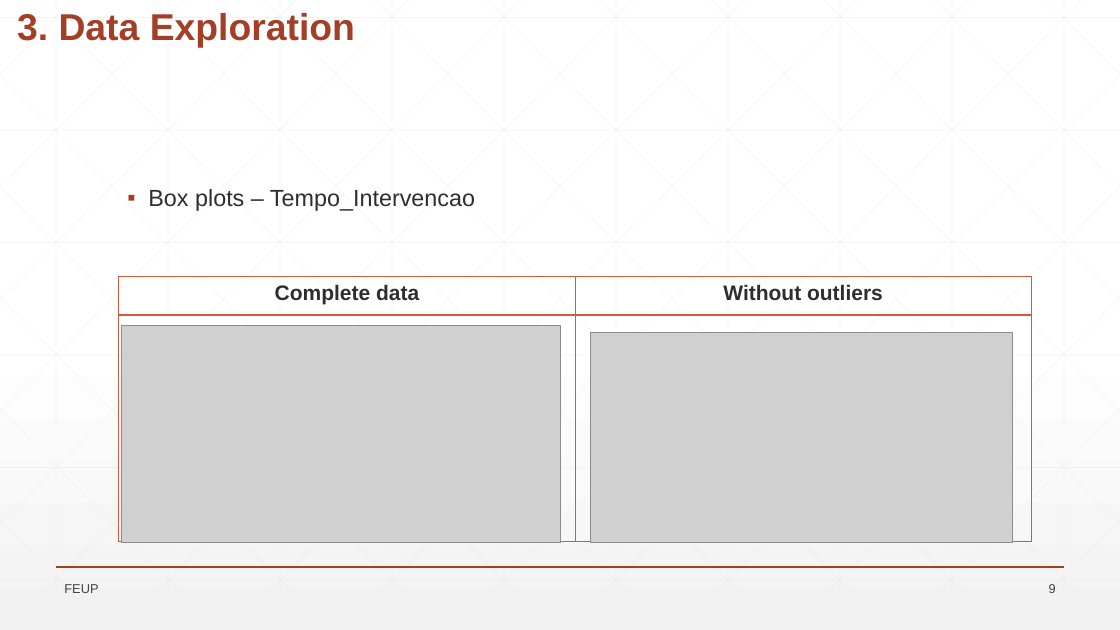
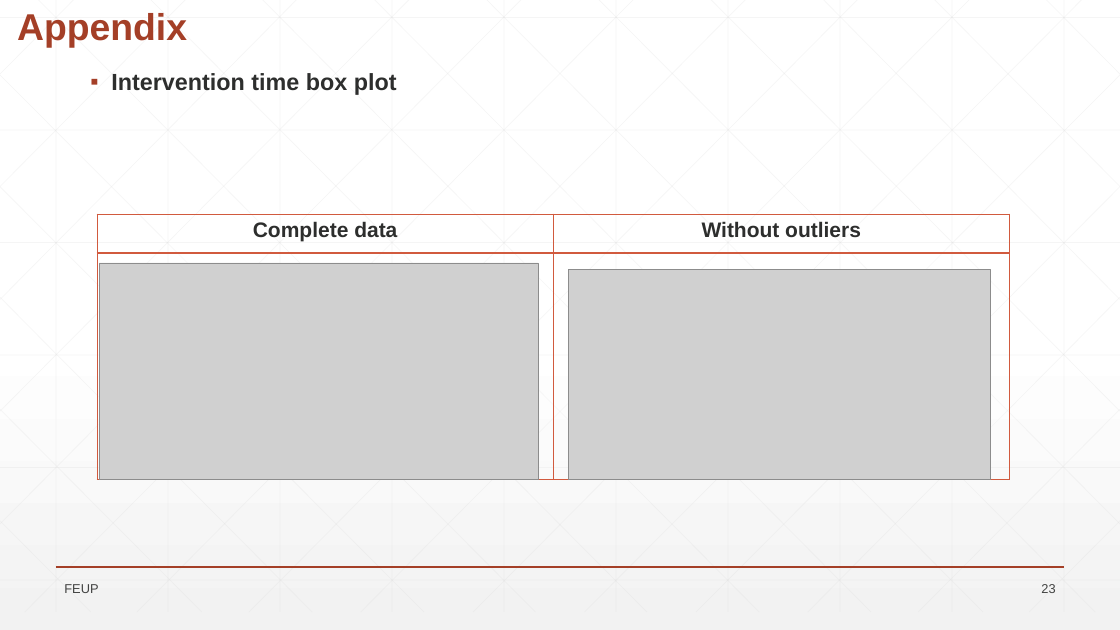
Before and after one commit to VascoBartolo/FCED_project, a slide deck: slide 23 of Trabalho_FSDE_stats_CT_VB/Wild_Fires_presentation.pptx (slide 9 before the commit). Drawn at 1120x630 pixels with LibreOffice and Linux fonts; fonts in the diff are those of the drawing; grey boxes stand for pictures; background and template pictures are left out. Boxes give left, top, right and bottom in pixels: in the first picture for what was removed or moved away, otherwise in the second. Text is boxed around its words. In the diff, an @@ line names an element or a change of style, - is before the commit and + after.

```diff
--- a/Trabalho_FSDE_stats_CT_VB/Wild_Fires_presentation.pptx
+++ b/Trabalho_FSDE_stats_CT_VB/Wild_Fires_presentation.pptx
@@ text at (x1=17, y1=13, x2=187, y2=47): text changed @@
-3. Data Exploration
+Appendix
@@ text added at (x1=111, y1=73, x2=397, y2=95), 20 pt, text #2D2E2D, bold @@
+▪ Intervention time box plot
@@ text removed at (x1=148, y1=189, x2=475, y2=211) @@
-▪ Box plots – Tempo_Intervencao
@@ 2 pictures, 1 table moved together from (x1=119, y1=277, x2=1032, y2=543) to (x1=97, y1=214, x2=1010, y2=480) @@
@@ page number at (x1=1041, y1=584, x2=1055, y2=593): text changed @@
-9
+23
```
Also in this commit, not shown: 19 other slides changed, 1 slide added, 1 slide removed, 1 other file.
